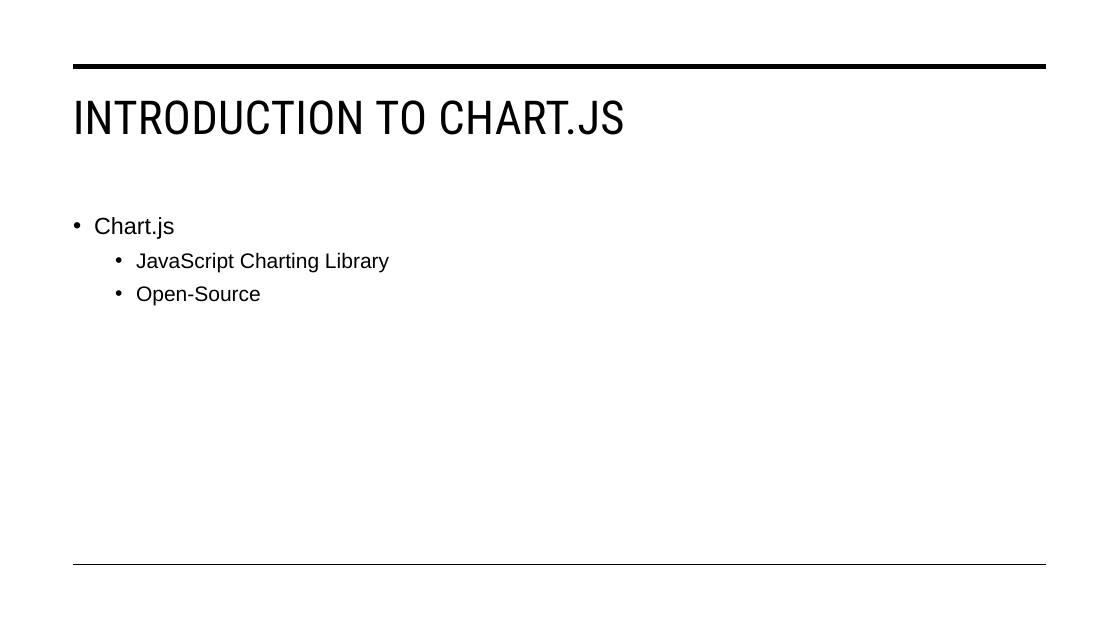
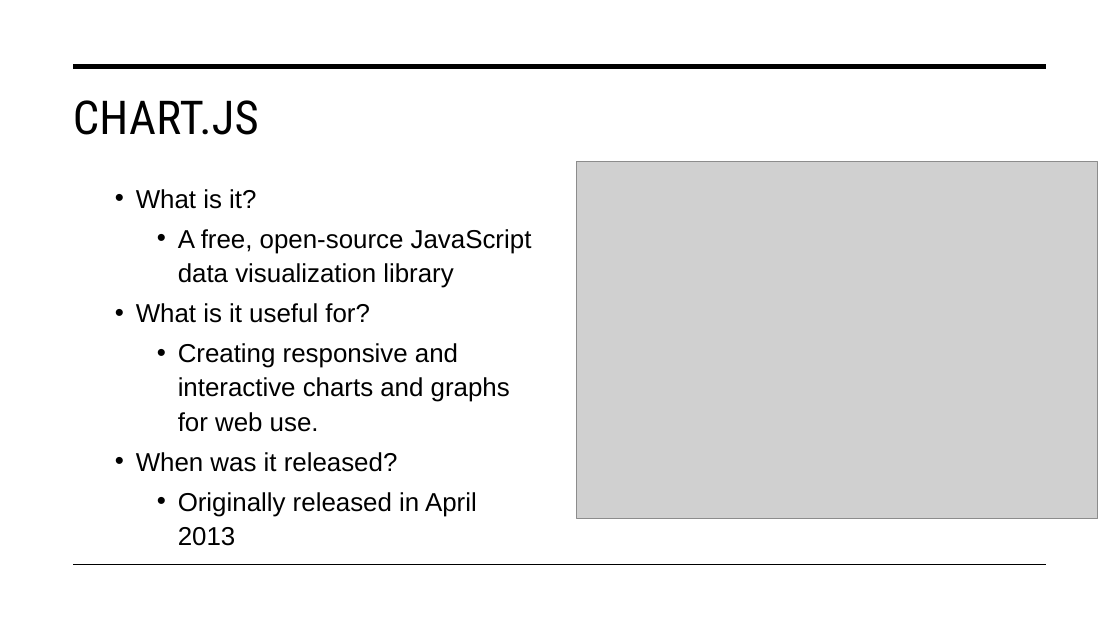
Before and after one commit to williamjholmes/Final_Project, a slide deck: slide 2 of ppt/Chart_js.pptx. Drawn at 1120x630 pixels with LibreOffice and Linux fonts; fonts in the diff are those of the drawing; grey boxes stand for pictures. Boxes give left, top, right and bottom in pixels: in the first picture for what was removed or moved away, otherwise in the second. Text is boxed around its words. In the diff, an @@ line names an element or a change of style, - is before the commit and + after.

```diff
--- a/ppt/Chart_js.pptx
+++ b/ppt/Chart_js.pptx
@@ title at <box>73,100,259,135</box>: text changed @@
-INTRODUCTION TO CHART.JS
+CHART.JS
@@ picture added at <box>577,162,1098,519</box> @@
@@ text at <box>136,189,532,517</box>: text changed; size 18 to 22.2 pt @@
-• Chart.js
-  • JavaScript Charting Library
-  • Open-Source
+  • What is it?
+    • A free, open-source JavaScript data visualization library
+  • What is it useful for?
+    • Creating responsive and interactive charts and graphs for web use.
+  • When was it released?
+    • Originally released in April 2013
```
Also in this commit, not shown: 2 other slides changed, 8 slides added, 3 other files.
